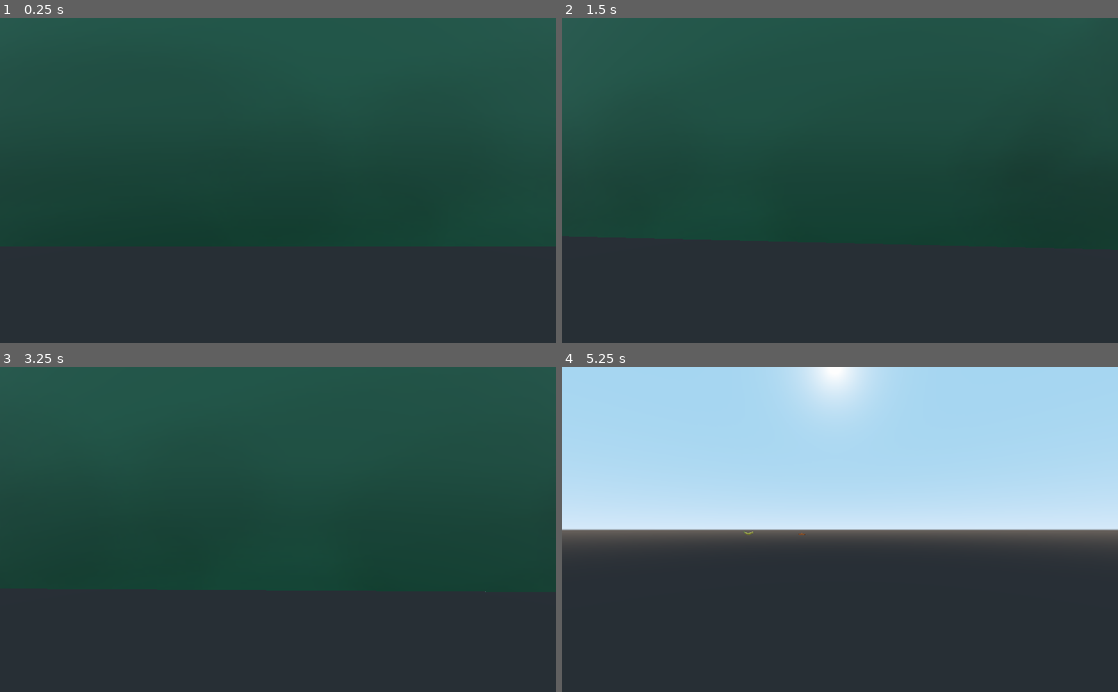
Above: before the commit, frames 1-4 (two rows, left to right).
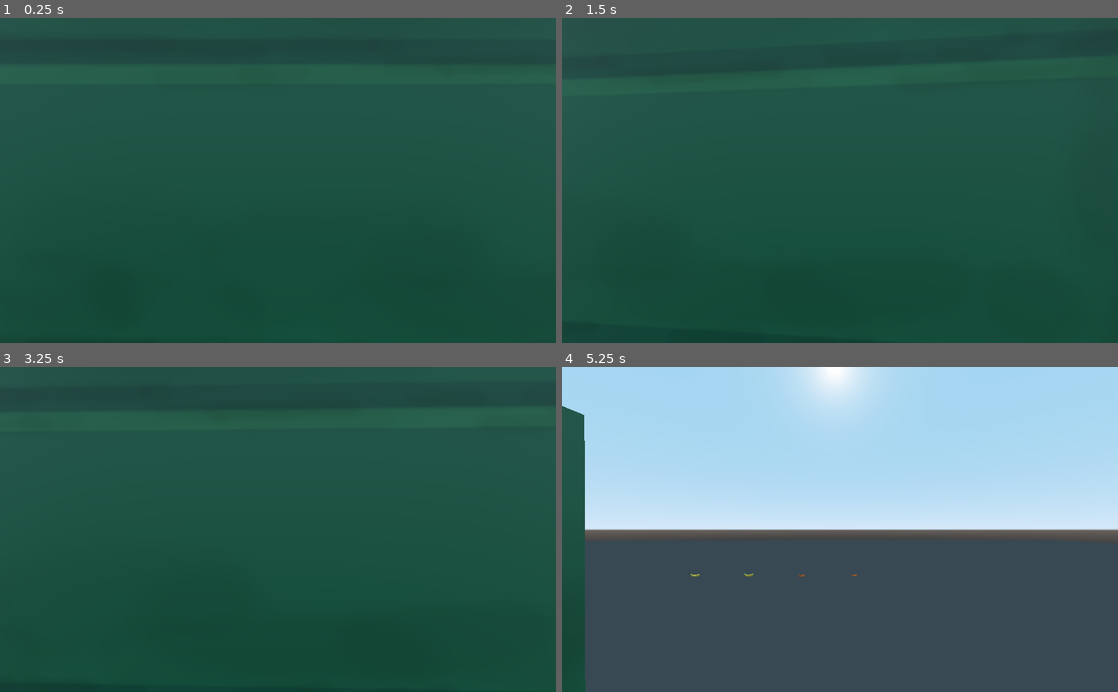
Above: after the commit, the same moments.

Repository: AlixBarreaux/game-jam
Game: Godot game, scene res://Main.tscn
The game is run twice, just before and just after one commit, with the same random seed, the same clock (stepped at 60 frames per second) and the same inputs.
Inputs (mouse positions are in pixels of both pictures, inside the frame that each line leads up to):
- Up to frame 1 (0.25 s): no input
- Up to frame 2 (1.5 s): tap Enter at 0.5 s; move the mouse to (867, 180) at 0.52 s; hold Z (move_forward) from 0.53 s (still down); tap Space (drop_item, bound only after the commit) at 0.6 s; move the mouse to (812, 180) at 1.27 s; tap E (interact) at 1.35 s
- Up to frame 3 (3.25 s): keep holding Z (move_forward); tap Space (drop_item, bound only after the commit) at 1.55, 2, 2.1, 2.85 s; move the mouse to (289, 523) at 2.02 s; tap Enter at 2.75 s; move the mouse to (272, 536) at 2.77 s
- Up to frame 4 (5.25 s): keep holding Z (move_forward); tap Space (drop_item, bound only after the commit) at 3.5, 3.8, 4.35, 5.1 s; move the mouse to (878, 532) at 3.52 s; tap E (interact) at 3.6 s; move the mouse to (795, 526) at 4.27 s; tap Enter at 5 s; move the mouse to (845, 529) at 5.02 s

The runs differ from the first frame. In frame 1, 27% of the frame differs, in the area x 0-100%, y 70-100%; in frame 2, 26%; in frame 3, 26%; in frame 4, 45%, in the area x 0-100%, y 11-100%.

Commit message:
add ability to pickup and drop items

Diff:
--- a/Interactables/Items/Banana/ItemBanana.tscn
+++ b/Interactables/Items/Banana/ItemBanana.tscn
@@ -7,6 +7,7 @@
 extents = Vector3( 0.1, 0.04, 0.045 )
 
 [node name="ItemBanana" instance=ExtResource( 1 )]
+id = 1
 
 [node name="Banana" parent="." index="0" instance=ExtResource( 2 )]
 
--- a/Interactables/Items/Base/Item.tscn
+++ b/Interactables/Items/Base/Item.tscn
@@ -5,7 +5,7 @@
 
 [node name="Item" type="RigidBody"]
 collision_layer = 8
-collision_mask = 0
+collision_mask = 3
 script = ExtResource( 1 )
 
 [node name="InteractableZone" parent="." instance=ExtResource( 2 )]
--- a/Interactables/Items/Base/item.gd
+++ b/Interactables/Items/Base/item.gd
@@ -4,11 +4,22 @@
 
 # -------------------- DECLARE VARIABLES --------------------
 
+export var id : int = 0
+
 # --------------------  DECLARE SIGNALS  --------------------
 
 # --------------------   RUN THE CODE    --------------------
+
+func _ready() -> void:
+	initialize_asserts()
 
 # -------------------- DECLARE FUNCTIONS --------------------
 
 func _on_InteractableZone_interaction_received() -> void:
 	print("Interaction received by me: ", self.name)
+	if PlayerItemList.pickup_item(id):
+		self.queue_free()
+
+
+func initialize_asserts() -> void:
+	assert(id != 0)
--- a/Interactables/Items/Carrot/ItemCarrot.tscn
+++ b/Interactables/Items/Carrot/ItemCarrot.tscn
@@ -7,6 +7,7 @@
 extents = Vector3( 0.0682325, 0.0200617, 0.0261939 )
 
 [node name="ItemCarrot" instance=ExtResource( 1 )]
+id = 2
 
 [node name="Carrot" parent="." index="0" instance=ExtResource( 2 )]
 
--- a/Player/Player.tscn
+++ b/Player/Player.tscn
@@ -15,9 +15,12 @@
 shape = SubResource( 1 )
 
 [node name="Head" type="Spatial" parent="."]
-transform = Transform( 1, 0, 0, 0, 1, 0, 0, 0, 1, 0, 0.1, 0 )
+transform = Transform( 1, 0, 0, 0, 1, 0, 0, 0, 1, 0, 0.894604, 0 )
 
 [node name="Camera" type="Camera" parent="Head"]
 current = true
 
 [node name="InteractRayCast" parent="Head/Camera" instance=ExtResource( 2 )]
+
+[node name="ItemDropPoint" type="Spatial" parent="."]
+transform = Transform( 1, 0, 0, 0, 1, 0, 0, 0, 1, 0, 1, -1.6 )
--- a/Player/player.gd
+++ b/Player/player.gd
@@ -102,9 +102,11 @@
 	else:
 		is_moving = false
 
+	velocity *= current_speed
 
 
-	velocity *= current_speed
+	if Input.is_action_just_pressed("drop_item"):
+		PlayerItemList.drop_item()
 
 
 
--- /dev/null
+++ b/Singletons/player_item_list.gd
@@ -0,0 +1,63 @@
+extends Node
+
+# -------------------- DECLARE VARIABLES --------------------
+
+export var max_item_amount : int = 3
+
+var current_item_amount : int = 0
+
+var carried_items_ids : PoolIntArray = []
+
+
+var banana = preload("res://Interactables/Items/Banana/ItemBanana.tscn")
+var carrot = preload("res://Interactables/Items/Carrot/ItemCarrot.tscn")
+
+# --------------------  DECLARE SIGNALS  --------------------
+
+# --------------------   RUN THE CODE    --------------------
+
+func _ready() -> void:
+	pass
+
+# -------------------- DECLARE FUNCTIONS --------------------
+
+func add_item(item) -> void:
+	carried_items_ids.append(item)
+
+
+func pickup_item(item) -> bool:
+	if current_item_amount >= max_item_amount:
+		print("Maximum item amount reached!")
+		return false
+	else:
+		current_item_amount += 1
+		add_item(item)
+		return true
+
+
+
+onready var world : Spatial = get_tree().get_root().get_node("Main/World")
+onready var player = world.get_node("Player")
+func drop_item() -> void:
+	if current_item_amount > -1 and carried_items_ids.size() > 0:
+		print(carried_items_ids)
+
+		var pre_instance = null
+		match carried_items_ids[carried_items_ids.size() - 1]:
+			1:
+				print("Banana!")
+				pre_instance = banana
+			2:
+				print("Carrot!")
+				pre_instance = carrot
+			_:
+				print("_!")
+				return
+
+		var instance = pre_instance.instance()
+		instance.transform.origin = player.transform.origin + Vector3(0, 5, 0)
+		world.add_child(instance)
+		print(instance)
+
+		carried_items_ids.remove(carried_items_ids.size() - 1)
+		current_item_amount -= 1
--- a/World.tscn
+++ b/World.tscn
@@ -24,22 +24,33 @@
 collision_layer = 2
 
 [node name="MeshInstance" type="MeshInstance" parent="Environment/Floor"]
-transform = Transform( 1, 0, 0, 0, 1, 0, 0, 0, 1, -0.00876541, 0.425082, -0.0119695 )
+transform = Transform( 1, 0, 0, 0, 1, 0, 0, 0, 1, -0.009, 0, 0 )
 mesh = SubResource( 2 )
 material/0 = null
 
 [node name="CollisionShape" type="CollisionShape" parent="Environment/Floor"]
+transform = Transform( 1, 0, 0, 0, 1, 0, 0, 0, 1, 0, 0, 0 )
 shape = SubResource( 3 )
 
 [node name="Items" type="Spatial" parent="."]
 
 [node name="ItemBanana" parent="Items" instance=ExtResource( 2 )]
-transform = Transform( 1, 0, 0, 0, 1, 0, 0, 0, 1, 0, 0.312232, -5 )
+transform = Transform( 1, 0, 0, 0, 1, 0, 0, 0, 1, 0, 1.31223, -5 )
+collision_layer = 1
+collision_mask = 1
+
+[node name="ItemBanana2" parent="Items" instance=ExtResource( 2 )]
+transform = Transform( 1, 0, 0, 0, 1, 0, 0, 0, 1, -1, 0.312232, -5 )
 collision_layer = 1
 collision_mask = 1
 
 [node name="ItemCarrot" parent="Items" instance=ExtResource( 3 )]
-transform = Transform( 1, 0, 0, 0, 1, 0, 0, 0, 1, 1, 0, -5 )
+transform = Transform( 1, 0, 0, 0, 1, 0, 0, 0, 1, 1, 0.242689, -5 )
+collision_layer = 1
+collision_mask = 1
+
+[node name="ItemCarrot2" parent="Items" instance=ExtResource( 3 )]
+transform = Transform( 1, 0, 0, 0, 1, 0, 0, 0, 1, 2, 0.242689, -5 )
 collision_layer = 1
 collision_mask = 1
 
--- a/project.godot
+++ b/project.godot
@@ -51,6 +51,7 @@
 [autoload]
 
 Settings="*res://Singletons/settings.gd"
+PlayerItemList="*res://Singletons/player_item_list.gd"
 
 [input]
 
@@ -79,6 +80,11 @@
 "events": [ Object(InputEventKey,"resource_local_to_scene":false,"resource_name":"","device":0,"alt":false,"shift":false,"control":false,"meta":false,"command":false,"pressed":false,"scancode":69,"unicode":0,"echo":false,"script":null)
  ]
 }
+drop_item={
+"deadzone": 0.5,
+"events": [ Object(InputEventKey,"resource_local_to_scene":false,"resource_name":"","device":0,"alt":false,"shift":false,"control":false,"meta":false,"command":false,"pressed":false,"scancode":32,"unicode":0,"echo":false,"script":null)
+ ]
+}
 
 [layer_names]
 
